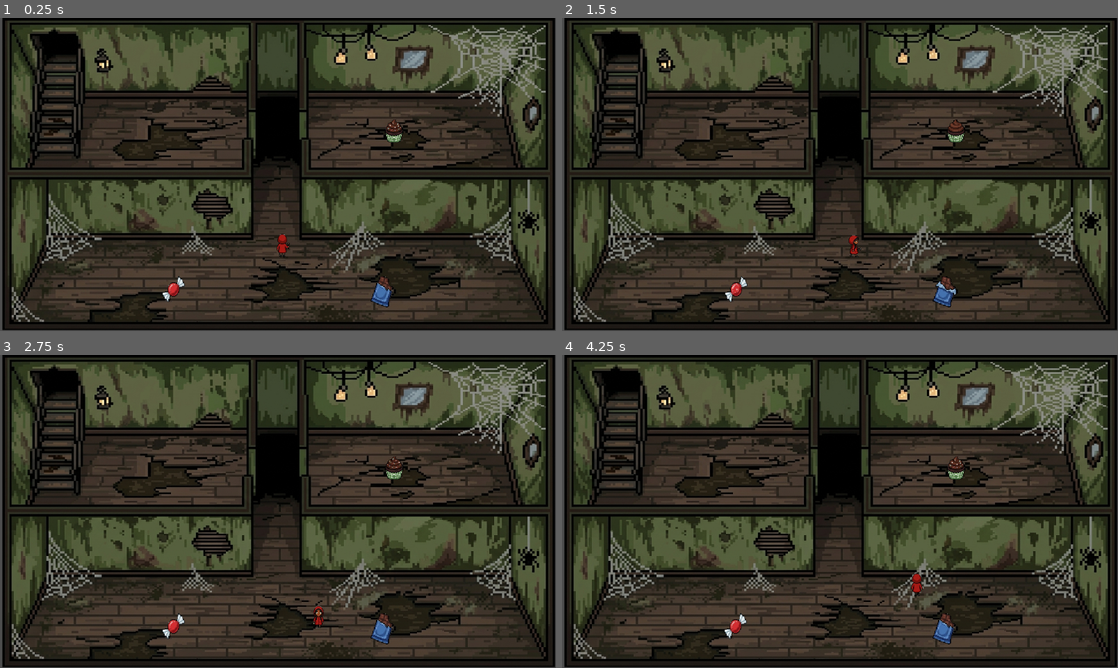
Above: before the commit, frames 1-4 (two rows, left to right).
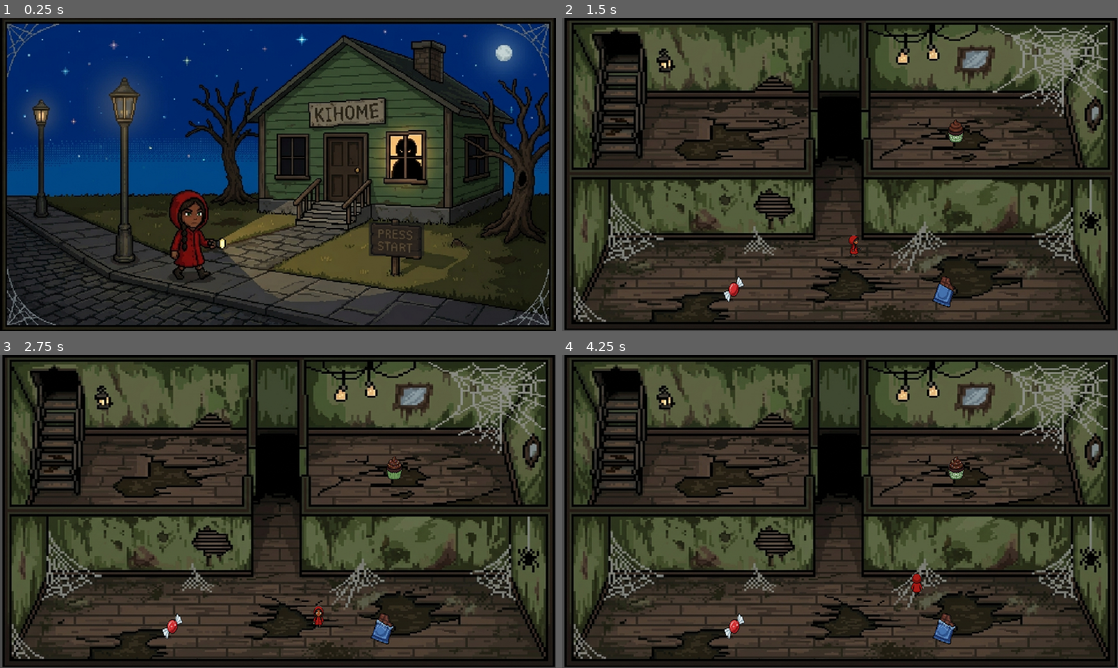
Above: after the commit, the same moments.

Repository: Guga-tab/KiHome
Game: Godot game, scene res://scenes/game_title.tscn
Two runs of this game, one before a commit and one after it. Both use one fixed random seed, a clock stepped at 60 frames per second and the inputs below. Before the commit the project starts from res://scenes/game.tscn.
Inputs (mouse positions are in pixels of both pictures, inside the frame that each line leads up to):
- Up to frame 1 (0.25 s): no input
- Up to frame 2 (1.5 s): click (956, 240) at 0.52 s; hold Right (ui_right) from 1.28 s (still down)
- Up to frame 3 (2.75 s): release Right (ui_right) at 2.03 s; hold Down (ui_down) from 2.03 s (still down)
- Up to frame 4 (4.25 s): release Down (ui_down) at 2.78 s; hold Right (ui_right) 2.78-3.53 s; hold Up (ui_up) from 3.53 s (still down)

The runs differ from the first frame. In frame 1, 75% of the frame differs, in the area x 0-100%, y 0-100%; in frame 2, 0.3%; in frame 3, 0.3%; in frame 4, 0.2%.

Commit message:
feat: random items and game winner screen

Diff:
--- a/entities/chocolate.tscn
+++ b/entities/chocolate.tscn
@@ -1,5 +1,6 @@
 [gd_scene format=3 uid="uid://dco7lna66s300"]
 
+[ext_resource type="Script" uid="uid://butp6xw7dwm7" path="res://scripts/chocolate.gd" id="1_4fiwo"]
 [ext_resource type="Texture2D" uid="uid://c0frmyvlso5pr" path="res://assets/chocolate.png" id="1_c4pfj"]
 
 [sub_resource type="AtlasTexture" id="AtlasTexture_4fiwo"]
@@ -38,8 +39,17 @@
 "speed": 5.0
 }]
 
-[node name="Chocolate" type="AnimatedSprite2D" unique_id=514531129]
+[sub_resource type="CircleShape2D" id="CircleShape2D_lj585"]
+radius = 87.0919
+
+[node name="Chocolate" type="Area2D" unique_id=1802335063]
+script = ExtResource("1_4fiwo")
+
+[node name="AnimatedSprite2D" type="AnimatedSprite2D" parent="." unique_id=514531129]
 sprite_frames = SubResource("SpriteFrames_lj585")
 animation = &"cupcake"
 autoplay = "cupcake"
 frame_progress = 0.17048301
+
+[node name="CollisionShape2D" type="CollisionShape2D" parent="." unique_id=1988953842]
+shape = SubResource("CircleShape2D_lj585")
--- a/entities/cupcake.tscn
+++ b/entities/cupcake.tscn
@@ -1,6 +1,7 @@
 [gd_scene format=3 uid="uid://cb600d4laqujn"]
 
 [ext_resource type="Texture2D" uid="uid://bxeohvirqdahs" path="res://assets/cupcake.png" id="1_iocxf"]
+[ext_resource type="Script" uid="uid://22o2xbxujc73" path="res://scripts/cupcake.gd" id="1_uqstk"]
 
 [sub_resource type="AtlasTexture" id="AtlasTexture_uqstk"]
 atlas = ExtResource("1_iocxf")
@@ -38,9 +39,18 @@
 "speed": 5.0
 }]
 
-[node name="Cupcake" type="AnimatedSprite2D" unique_id=514531129]
+[sub_resource type="CircleShape2D" id="CircleShape2D_lj585"]
+radius = 84.07735
+
+[node name="Cupcake" type="Area2D" unique_id=1892172940]
+script = ExtResource("1_uqstk")
+
+[node name="AnimatedSprite2D" type="AnimatedSprite2D" parent="." unique_id=514531129]
 scale = Vector2(0.8913044, 1)
 sprite_frames = SubResource("SpriteFrames_lj585")
 animation = &"candy"
 autoplay = "candy"
 frame_progress = 0.5787473
+
+[node name="CollisionShape2D" type="CollisionShape2D" parent="." unique_id=813093007]
+shape = SubResource("CircleShape2D_lj585")
--- a/entities/red_candy.tscn
+++ b/entities/red_candy.tscn
@@ -1,5 +1,6 @@
 [gd_scene format=3 uid="uid://b2reongtm1uqp"]
 
+[ext_resource type="Script" uid="uid://b6puxdhwndhft" path="res://scripts/red_candy.gd" id="1_ild2l"]
 [ext_resource type="Texture2D" uid="uid://dryrph5ej7g7y" path="res://assets/red_candy.png" id="1_kq81q"]
 
 [sub_resource type="AtlasTexture" id="AtlasTexture_ild2l"]
@@ -38,10 +39,21 @@
 "speed": 5.0
 }]
 
-[node name="Red_candy" type="AnimatedSprite2D" unique_id=514531129]
+[sub_resource type="CircleShape2D" id="CircleShape2D_lj585"]
+radius = 90.815025
+
+[node name="RedCandy" type="Area2D" unique_id=1780640178]
+script = ExtResource("1_ild2l")
+
+[node name="AnimatedSprite2D" type="AnimatedSprite2D" parent="." unique_id=514531129]
 position = Vector2(-13.75, 0)
 scale = Vector2(0.8913044, 1)
 sprite_frames = SubResource("SpriteFrames_lj585")
 animation = &"cupcake"
 autoplay = "cupcake"
 frame_progress = 0.15941675
+
+[node name="CollisionShape2D" type="CollisionShape2D" parent="." unique_id=289870938]
+position = Vector2(-13.75, 0)
+scale = Vector2(0.8913044, 1)
+shape = SubResource("CircleShape2D_lj585")
--- a/project.godot
+++ b/project.godot
@@ -11,7 +11,7 @@
 [application]
 
 config/name="ki_home"
-run/main_scene="uid://de3me5p3bt3s3"
+run/main_scene="uid://k5s03i0n7fe2"
 config/features=PackedStringArray("4.7", "Mobile")
 config/icon="res://icon.svg"
 
--- a/scenes/game.tscn
+++ b/scenes/game.tscn
@@ -139,7 +139,11 @@
 position = Vector2(-259.9922, 283.93423)
 scale = Vector2(0.29302856, 0.368)
 
-[node name="Player" parent="." unique_id=328874900 instance=ExtResource("1_uwrxv")]
+[node name="Cupcake" parent="Scenario" unique_id=497501916 instance=ExtResource("5_iywne")]
+position = Vector2(287.51788, -103.64209)
+scale = Vector2(0.28512034, 0.28892803)
+
+[node name="Player" parent="." unique_id=328874900 groups=["player"] instance=ExtResource("1_uwrxv")]
 position = Vector2(532, 421)
 scale = Vector2(0.2, 0.2)
 
@@ -147,6 +151,26 @@
 position = Vector2(525, -143)
 scale = Vector2(0.6, 0.6)
 
-[node name="Cupcake" parent="." unique_id=497501916 instance=ExtResource("5_iywne")]
-position = Vector2(763.75, 185.55199)
-scale = Vector2(0.2372549, 0.243783)
+[node name="ReferenceRect1" type="ReferenceRect" parent="." unique_id=857755712 groups=["zonas_spawn"]]
+offset_left = 121.0
+offset_top = 106.0
+offset_right = 441.0
+offset_bottom = 259.0
+
+[node name="ReferenceRect2" type="ReferenceRect" parent="." unique_id=204084562 groups=["zonas_spawn"]]
+offset_left = 592.0
+offset_top = 113.0
+offset_right = 989.0
+offset_bottom = 260.0
+
+[node name="ReferenceRect3" type="ReferenceRect" parent="." unique_id=1747707416 groups=["zonas_spawn"]]
+offset_left = 475.0
+offset_top = 119.0
+offset_right = 564.0
+offset_bottom = 397.0
+
+[node name="ReferenceRect4" type="ReferenceRect" parent="." unique_id=698335717 groups=["zonas_spawn"]]
+offset_left = 50.0
+offset_top = 397.0
+offset_right = 1007.0
+offset_bottom = 567.0
--- /dev/null
+++ b/scenes/game_winner.tscn
@@ -0,0 +1,41 @@
+[gd_scene format=3 uid="uid://c1ah20gfdg3jk"]
+
+[ext_resource type="Script" uid="uid://d4kkmcq3ss3fs" path="res://scripts/game_over.gd" id="1_mu6d6"]
+[ext_resource type="Texture2D" uid="uid://c26g7lp03wk1e" path="res://assets/game_winner.jpeg" id="2_mu6d6"]
+
+[node name="GameWinner" type="Control" unique_id=2124574023]
+layout_mode = 3
+anchors_preset = 15
+anchor_right = 1.0
+anchor_bottom = 1.0
+grow_horizontal = 2
+grow_vertical = 2
+script = ExtResource("1_mu6d6")
+
+[node name="TextureRect" type="TextureRect" parent="." unique_id=2042407961]
+layout_mode = 1
+anchors_preset = 15
+anchor_right = 1.0
+anchor_bottom = 1.0
+offset_bottom = 145.0
+grow_horizontal = 2
+grow_vertical = 2
+texture = ExtResource("2_mu6d6")
+expand_mode = 2
+
+[node name="PlayAgain" type="Button" parent="." unique_id=158055659]
+layout_mode = 0
+offset_left = 809.0
+offset_top = 364.0
+offset_right = 1040.0
+offset_bottom = 457.0
+
+[node name="Quit" type="Button" parent="." unique_id=579284732]
+layout_mode = 0
+offset_left = 800.0
+offset_top = 468.0
+offset_right = 1035.0
+offset_bottom = 531.0
+
+[connection signal="pressed" from="PlayAgain" to="." method="_on_play_again_pressed"]
+[connection signal="pressed" from="Quit" to="." method="_on_quit_pressed"]
--- /dev/null
+++ b/scripts/chocolate.gd
@@ -0,0 +1,58 @@
+extends Area2D
+
+@export_flags_2d_physics var mascara_obstaculos: int = 1
+@export var raio_livre: float = 16.0
+@export var distancia_minima_player: float = 150.0
+@export var tentativas: int = 30
+
+var _reposicionando := false
+
+
+func _ready() -> void:
+	body_entered.connect(_on_body_entered)
+
+
+func _on_body_entered(body: Node2D) -> void:
+	if _reposicionando or not body.is_in_group("player"):
+		return
+	body.doces_coletados += 1
+	_reposicionar(body.global_position)
+
+
+func _reposicionar(pos_player: Vector2) -> void:
+	_reposicionando = true
+	await get_tree().physics_frame
+
+	var zonas := get_tree().get_nodes_in_group("zonas_spawn")
+	if zonas.is_empty():
+		push_warning("Nenhuma zona no grupo 'zonas_spawn'.")
+		_reposicionando = false
+		return
+
+	for i in tentativas:
+		var r: Rect2 = zonas.pick_random().get_global_rect()
+		var candidato := Vector2(
+			randf_range(r.position.x, r.end.x),
+			randf_range(r.position.y, r.end.y)
+		)
+		if candidato.distance_to(pos_player) < distancia_minima_player:
+			continue
+		if _esta_livre(candidato):
+			global_position = candidato
+			break
+
+	_reposicionando = false
+
+
+func _esta_livre(pos: Vector2) -> bool:
+	var forma := CircleShape2D.new()
+	forma.radius = raio_livre
+
+	var consulta := PhysicsShapeQueryParameters2D.new()
+	consulta.shape = forma
+	consulta.transform = Transform2D(0.0, pos)
+	consulta.collision_mask = mascara_obstaculos
+	consulta.collide_with_bodies = true
+	consulta.collide_with_areas = false
+
+	return get_world_2d().direct_space_state.intersect_shape(consulta, 1).is_empty()
--- /dev/null
+++ b/scripts/cupcake.gd
@@ -0,0 +1,58 @@
+extends Area2D
+
+@export_flags_2d_physics var mascara_obstaculos: int = 1
+@export var raio_livre: float = 16.0
+@export var distancia_minima_player: float = 150.0
+@export var tentativas: int = 30
+
+var _reposicionando := false
+
+
+func _ready() -> void:
+	body_entered.connect(_on_body_entered)
+
+
+func _on_body_entered(body: Node2D) -> void:
+	if _reposicionando or not body.is_in_group("player"):
+		return
+	body.doces_coletados += 1
+	_reposicionar(body.global_position)
+
+
+func _reposicionar(pos_player: Vector2) -> void:
+	_reposicionando = true
+	await get_tree().physics_frame
+
+	var zonas := get_tree().get_nodes_in_group("zonas_spawn")
+	if zonas.is_empty():
+		push_warning("Nenhuma zona no grupo 'zonas_spawn'.")
+		_reposicionando = false
+		return
+
+	for i in tentativas:
+		var r: Rect2 = zonas.pick_random().get_global_rect()
+		var candidato := Vector2(
+			randf_range(r.position.x, r.end.x),
+			randf_range(r.position.y, r.end.y)
+		)
+		if candidato.distance_to(pos_player) < distancia_minima_player:
+			continue
+		if _esta_livre(candidato):
+			global_position = candidato
+			break
+
+	_reposicionando = false
+
+
+func _esta_livre(pos: Vector2) -> bool:
+	var forma := CircleShape2D.new()
+	forma.radius = raio_livre
+
+	var consulta := PhysicsShapeQueryParameters2D.new()
+	consulta.shape = forma
+	consulta.transform = Transform2D(0.0, pos)
+	consulta.collision_mask = mascara_obstaculos
+	consulta.collide_with_bodies = true
+	consulta.collide_with_areas = false
+
+	return get_world_2d().direct_space_state.intersect_shape(consulta, 1).is_empty()
--- a/scripts/game_over.gd
+++ b/scripts/game_over.gd
@@ -3,7 +3,11 @@
 @onready var button: Button = $Button
 
 func _ready() -> void:
-	button.pressed.connect(_on_button_pressed)
+	pass
 
-func _on_button_pressed() -> void:
+
+func _on_play_again_pressed() -> void:
 	get_tree().change_scene_to_file("res://scenes/game.tscn")
+
+func _on_quit_pressed() -> void:
+	get_tree().change_scene_to_file("res://scenes/game_title.tscn")
--- a/scripts/player.gd
+++ b/scripts/player.gd
@@ -1,6 +1,7 @@
 extends CharacterBody2D
 
 const SPEED = 100.0
+var doces_coletados: int = 0
 @onready var anim: AnimatedSprite2D = $AnimatedSprite2D
 
 func _physics_process(delta: float) -> void:
--- /dev/null
+++ b/scripts/red_candy.gd
@@ -0,0 +1,58 @@
+extends Area2D
+
+@export_flags_2d_physics var mascara_obstaculos: int = 1
+@export var raio_livre: float = 16.0
+@export var distancia_minima_player: float = 150.0
+@export var tentativas: int = 30
+
+var _reposicionando := false
+
+
+func _ready() -> void:
+	body_entered.connect(_on_body_entered)
+
+
+func _on_body_entered(body: Node2D) -> void:
+	if _reposicionando or not body.is_in_group("player"):
+		return
+	body.doces_coletados += 1
+	_reposicionar(body.global_position)
+
+
+func _reposicionar(pos_player: Vector2) -> void:
+	_reposicionando = true
+	await get_tree().physics_frame
+
+	var zonas := get_tree().get_nodes_in_group("zonas_spawn")
+	if zonas.is_empty():
+		push_warning("Nenhuma zona no grupo 'zonas_spawn'.")
+		_reposicionando = false
+		return
+
+	for i in tentativas:
+		var r: Rect2 = zonas.pick_random().get_global_rect()
+		var candidato := Vector2(
+			randf_range(r.position.x, r.end.x),
+			randf_range(r.position.y, r.end.y)
+		)
+		if candidato.distance_to(pos_player) < distancia_minima_player:
+			continue
+		if _esta_livre(candidato):
+			global_position = candidato
+			break
+
+	_reposicionando = false
+
+
+func _esta_livre(pos: Vector2) -> bool:
+	var forma := CircleShape2D.new()
+	forma.radius = raio_livre
+
+	var consulta := PhysicsShapeQueryParameters2D.new()
+	consulta.shape = forma
+	consulta.transform = Transform2D(0.0, pos)
+	consulta.collision_mask = mascara_obstaculos
+	consulta.collide_with_bodies = true
+	consulta.collide_with_areas = false
+
+	return get_world_2d().direct_space_state.intersect_shape(consulta, 1).is_empty()
Binary file added: assets/game_winner.jpeg
Not shown, added: assets/game_winner.jpeg.import
Not shown, added: scripts/chocolate.gd.uid
Not shown, added: scripts/cupcake.gd.uid
Not shown, added: scripts/red_candy.gd.uid
